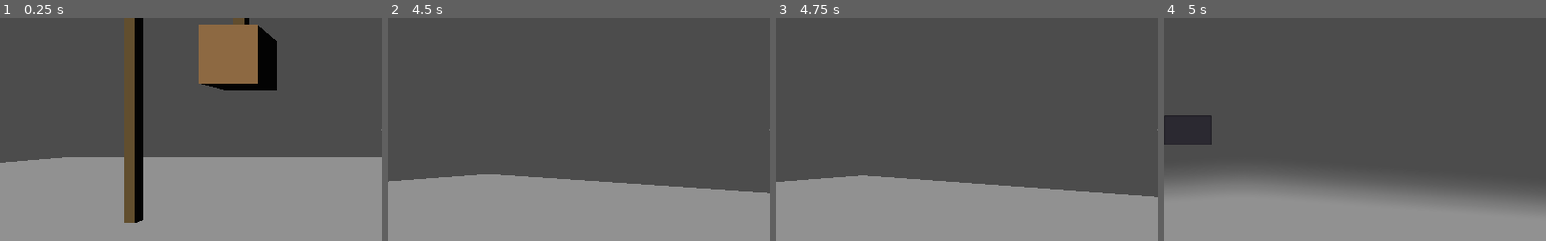
Above: before the commit, frames 1-4 (left to right).
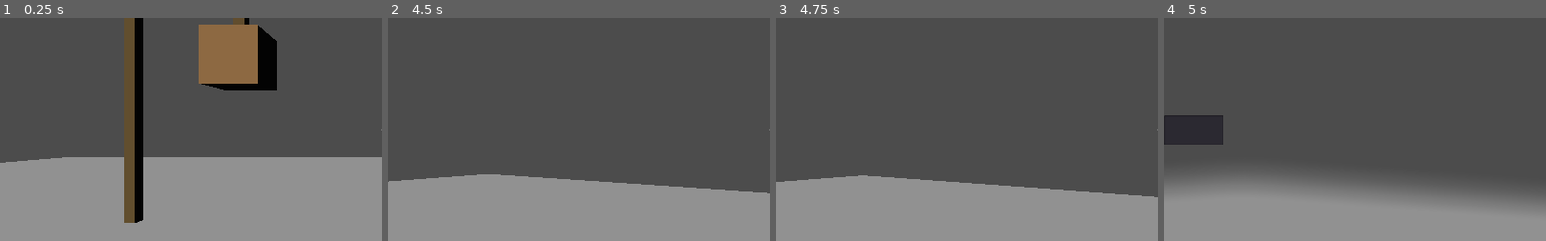
Above: after the commit, the same moments.

Repository: miskatonicstudio/goat
Game: Godot game, scene res://demo/Demo.tscn
Same seed, same stepped clock (60 frames per second), same inputs: the game is played once before the commit and once after it.
Inputs (mouse positions are % of the whole screen's width and height, from its top left):
- Up to frame 1 (0.25 s): no input
- Up to frame 2 (4.5 s): tap Enter at 0.5 s; move the mouse to (55, 50) at 0.52 s; hold W (oat_movement_forward) from 0.53 s (still down); click (55, 50) at 0.6 s; move the mouse to (45, 50) at 1.27 s; click (45, 50) at 1.35 s; move the mouse to (52, 48) at 2.02 s; click (52, 48) at 2.1 s; move the mouse to (49, 52) at 2.77 s; click (49, 52) at 2.85 s; tap Space at 3.5 s; move the mouse to (57, 51) at 3.52 s; click (57, 51) at 3.6 s; right-click (57, 51) at 4.15 s; move the mouse to (42, 49) at 4.27 s; click (42, 49) at 4.35 s
- Up to frame 3 (4.75 s): keep holding W (oat_movement_forward)
- Up to frame 4 (5 s): keep holding W (oat_movement_forward); tap Tab (oat_toggle_inventory) at 4.9 s
The pictures show only the part of the screen within x 0-50%, y 25-75%; the shares and areas given below are measured in that part.

Frames 1-3 are identical in both runs. In frame 4, 0.4% of the frame differs, in the area x 12-16%, y 43-57%.
Error before the commit: Invalid get index 'inventory_items_models' (on base: 'Node (oat_interaction_signals.gd)'). (res://demo/Demo.gd:17)

Commit message:
Add switching between inventory items

Diff:
--- a/oat/Inventory.gd
+++ b/oat/Inventory.gd
@@ -10,6 +10,8 @@
 onready var item_list = $ItemList
 # TODO: keep rotation value separately for each item?
 var current_angle_vertical = 0
+var currently_selected_item_index = -1
+var item_names = []
 
 
 func _ready():
@@ -50,9 +52,20 @@
 
 
 func item_obtained(item_name):
-	var obtained_item = get_tree().get_nodes_in_group("oat_inventory_item_" + item_name)
-	if not obtained_item.empty():
-		obtained_item = obtained_item.pop_back()
-		obtained_item.get_parent().remove_child(obtained_item)
-		rotator.add_child(obtained_item)
-		item_list.add_icon_item(oat_interaction_signals.inventory_items_textures[item_name])
+	for item in get_tree().get_nodes_in_group("oat_inventory_item"):
+		item.hide()
+	var obtained_item = oat_interaction_signals.inventory_items_models[item_name].instance()
+	obtained_item.add_to_group("oat_inventory_item")
+	obtained_item.add_to_group("oat_inventory_item_" + item_name)
+	rotator.add_child(obtained_item)
+
+	item_list.add_icon_item(oat_interaction_signals.inventory_items_textures[item_name])
+	currently_selected_item_index = item_list.get_item_count() - 1
+	item_names.append(item_name)
+
+
+func _on_ItemList_item_selected(index):
+	var item_name = item_names[index]
+	for item in get_tree().get_nodes_in_group("oat_inventory_item"):
+		item.hide()
+	get_tree().get_nodes_in_group("oat_inventory_item_" + item_name).pop_front().show()
--- a/oat/Inventory.tscn
+++ b/oat/Inventory.tscn
@@ -8,7 +8,6 @@
 script = ExtResource( 1 )
 
 [node name="CenterContainer" type="CenterContainer" parent="."]
-editor/display_folded = true
 anchor_right = 1.0
 anchor_bottom = 1.0
 
@@ -40,7 +39,9 @@
 anchor_top = 0.5
 anchor_bottom = 0.5
 margin_top = -20.0
-margin_right = 40.0
+margin_right = 70.0
 margin_bottom = 20.0
-rect_min_size = Vector2( 64, 0 )
+rect_min_size = Vector2( 80, 0 )
 auto_height = true
+icon_mode = 0
+[connection signal="item_selected" from="ItemList" to="." method="_on_ItemList_item_selected"]
--- a/oat/signals/oat_interaction_signals.gd
+++ b/oat/signals/oat_interaction_signals.gd
@@ -16,6 +16,7 @@
 # TODO: rename to oat_game_mode?
 export (GameMode) var game_mode = GameMode.EXPLORING
 export (Dictionary) var inventory_items_textures = {}
+export (Dictionary) var inventory_items_models = {}
 
 
 # TODO: extract this to oat_event_handling.gd?
